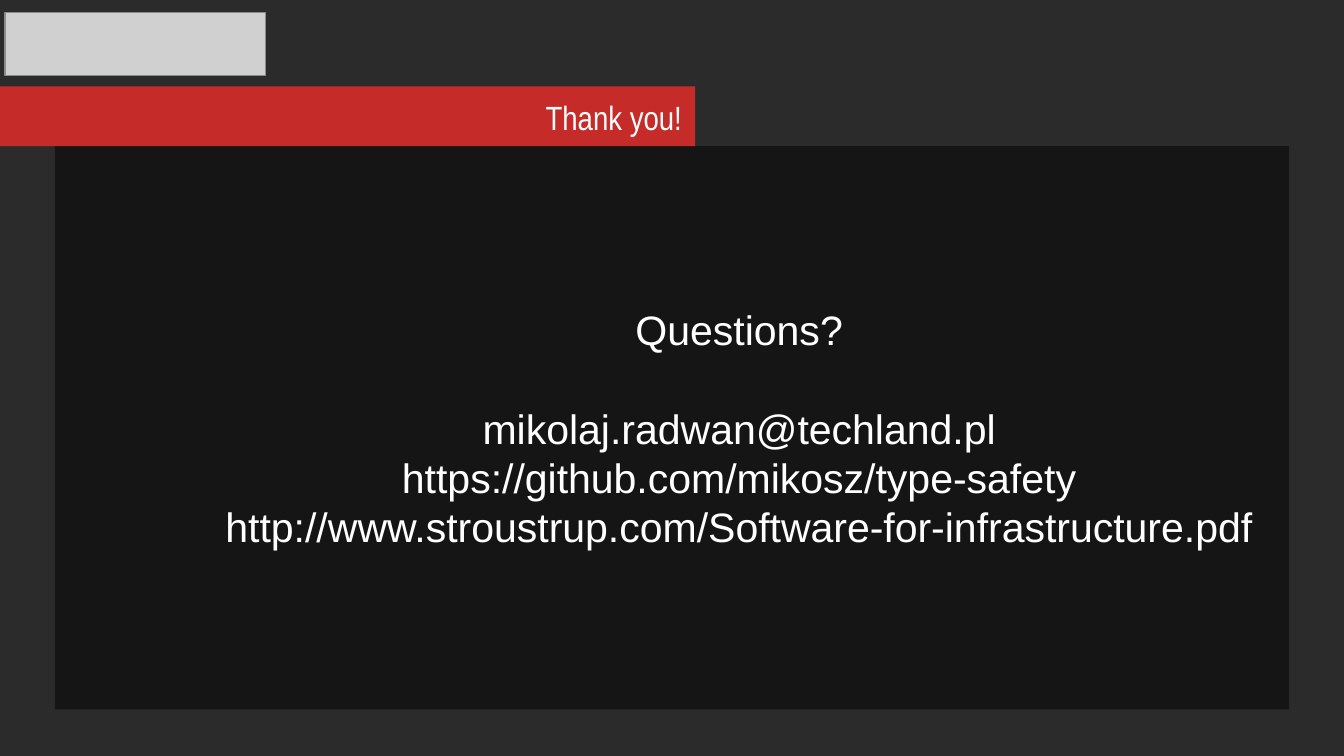
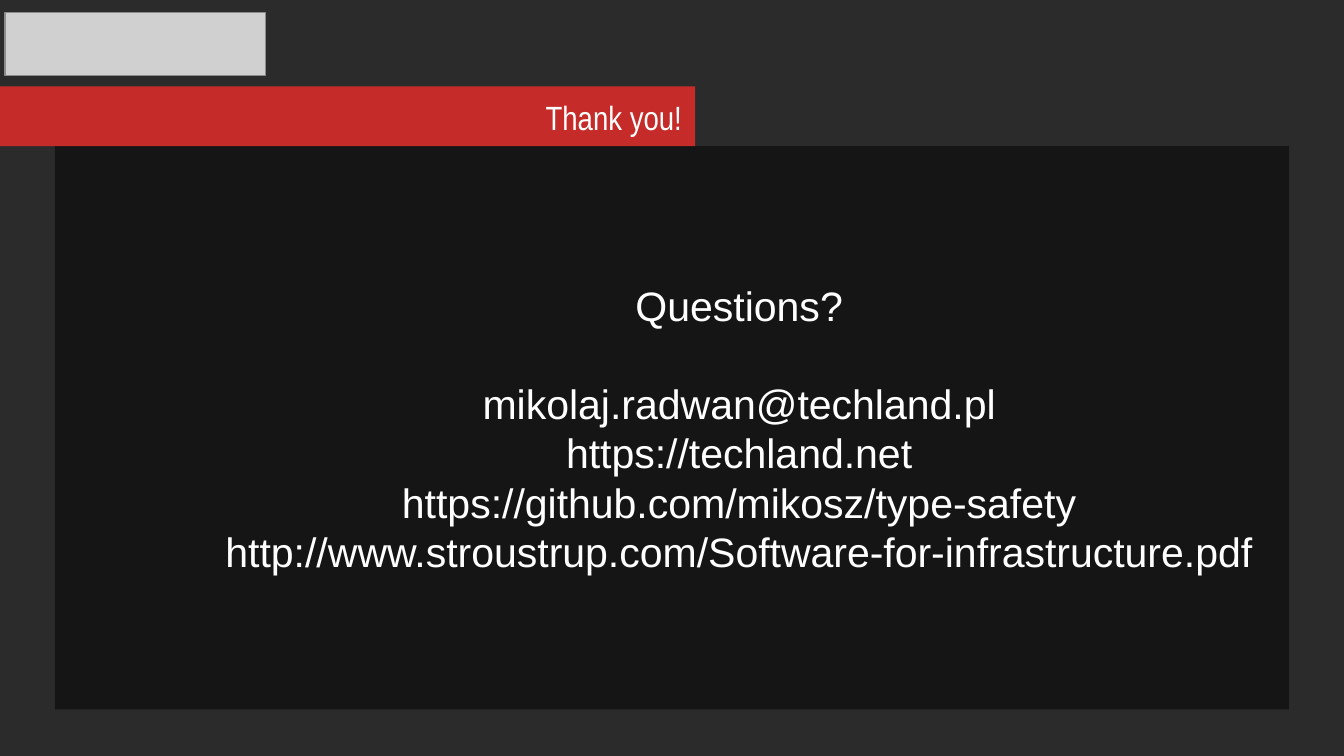
Before and after one commit to mikosz/type-safety, a slide deck: slide 42 of ask-not-what-you-can-do-for-the-compiler.odp (slide 35 before the commit). Drawn at 1344x756 pixels with LibreOffice and Linux fonts; fonts in the diff are those of the drawing; grey boxes stand for pictures; background and template pictures are left out; a plain dark background stands for a picture behind light text. Boxes give left, top, right and bottom in pixels: in the first picture for what was removed or moved away, otherwise in the second. Text is boxed around its words. In the diff, an @@ line names an element or a change of style, - is before the commit and + after.

```diff
--- a/ask-not-what-you-can-do-for-the-compiler.odp
+++ b/ask-not-what-you-can-do-for-the-compiler.odp
@@ text in rectangle at (x1=566, y1=438, x2=912, y2=477): paragraph added @@
+https://techland.net
```
Also in this commit, not shown: 28 other slides changed, 7 slides added, 13 other files.
